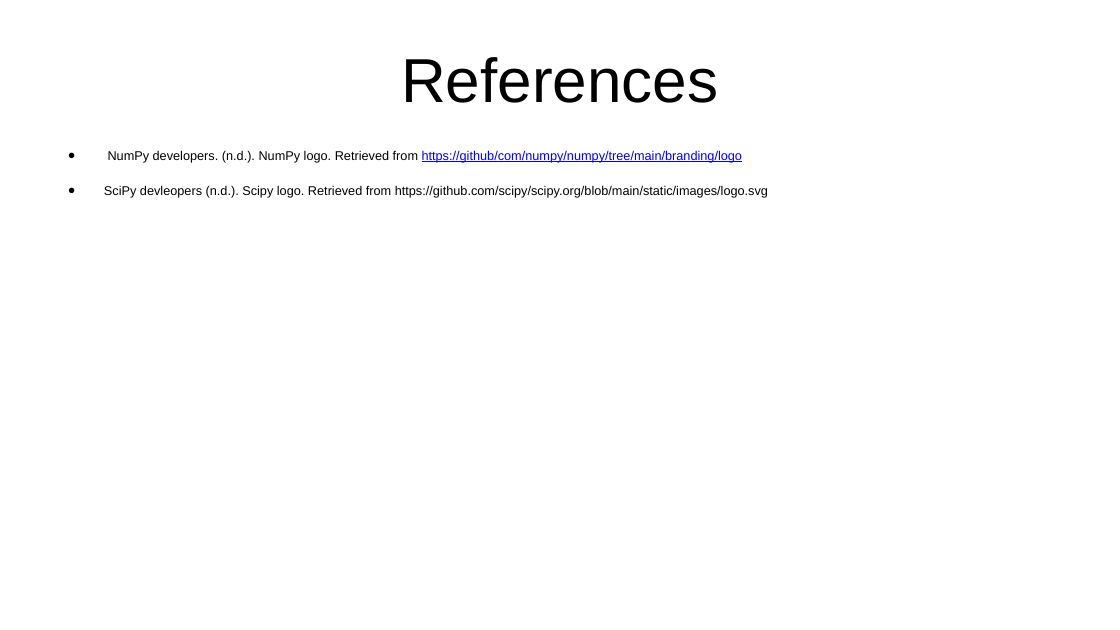
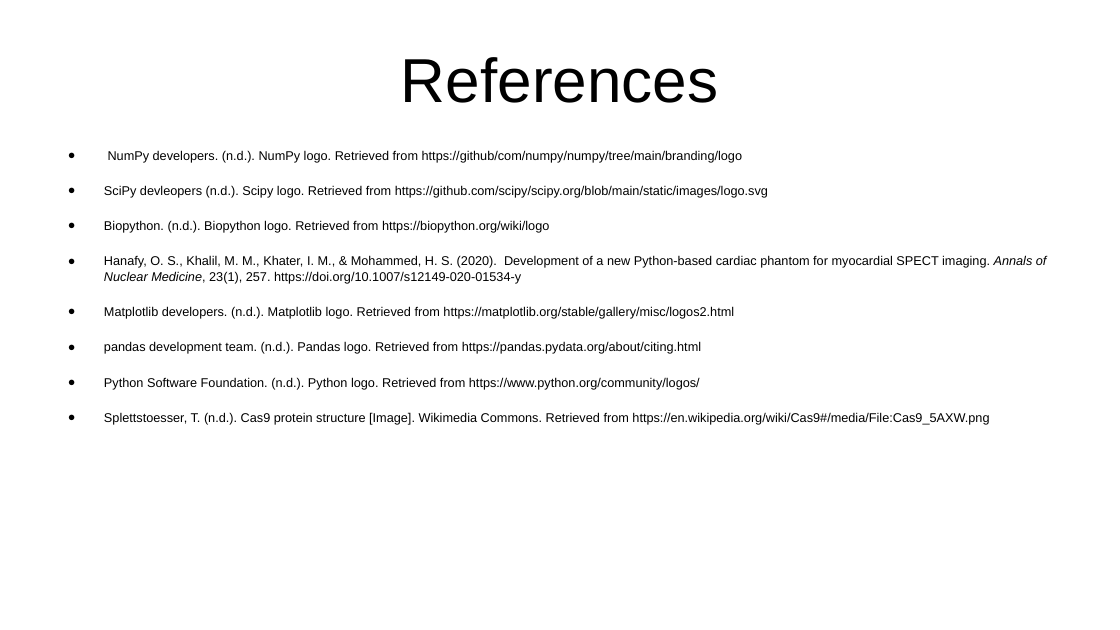
Before and after one commit to jwmathis/SSE591_Project3, a slide deck: slide 15 of Paper Review/Paper Review 2 - John Wesley Mathis.pptx. Drawn at 1120x630 pixels with LibreOffice and Linux fonts; fonts in the diff are those of the drawing. Boxes give left, top, right and bottom in pixels: in the first picture for what was removed or moved away, otherwise in the second. Text is boxed around its words. In the diff, an @@ line names an element or a change of style, - is before the commit and + after.

```diff
--- a/Paper Review/Paper Review 2 - John Wesley Mathis.pptx
+++ b/Paper Review/Paper Review 2 - John Wesley Mathis.pptx
@@ text at (x1=104, y1=150, x2=768, y2=198): text colour #0000EE to #000000, underline off in "https://github/com/numpy/numpy/tree/main/branding/logo"; indent changed @@
@@ text at (x1=104, y1=220, x2=1047, y2=425): paragraphs added @@
+● Biopython. (n.d.). Biopython logo. Retrieved from https://biopython.org/wiki/logo
+● Hanafy, O. S., Khalil, M. M., Khater, I. M., & Mohammed, H. S. (2020). Development of a new Python‐based cardiac phantom for myocardial SPECT imaging. Annals of Nuclear Medicine, 23(1), 257. https://doi.org/10.1007/s12149-020-01534-y
+● Matplotlib developers. (n.d.). Matplotlib logo. Retrieved from https://matplotlib.org/stable/gallery/misc/logos2.html
+● pandas development team. (n.d.). Pandas logo. Retrieved from https://pandas.pydata.org/about/citing.html
+● Python Software Foundation. (n.d.). Python logo. Retrieved from https://www.python.org/community/logos/
+● Splettstoesser, T. (n.d.). Cas9 protein structure [Image]. Wikimedia Commons. Retrieved from https://en.wikipedia.org/wiki/Cas9#/media/File:Cas9_5AXW.png
```
Also in this commit, not shown: 4 other files.
